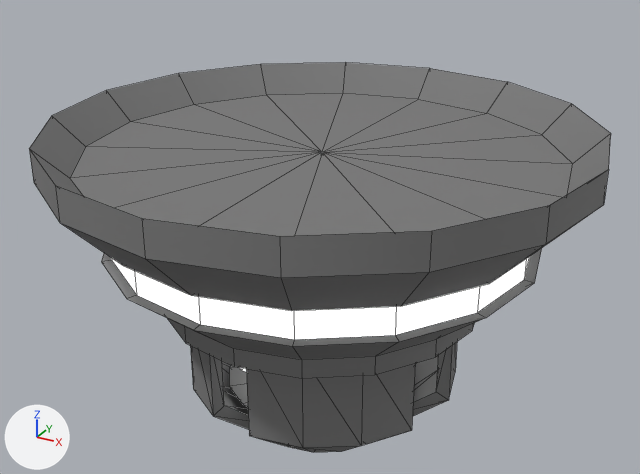
An edit to the FBX model Assets/Models/Audience pod.FBX, drawn before and after from the same camera.
Camera for both pictures: a 50 mm camera at (0.645, -1.181, 0.545) aimed at (-0.006, 0.004, -0.048). Lighting does not change. The marker at lower left points along +X, +Y and +Z. Mesh edges are drawn as thin lines. Where no turn or scale is listed for an object, it has been applied to the vertices. Vertices at the same position are counted once.

Names of what the first picture shows: 'Line001', 'Line004', 'Line005', 'Line006'.
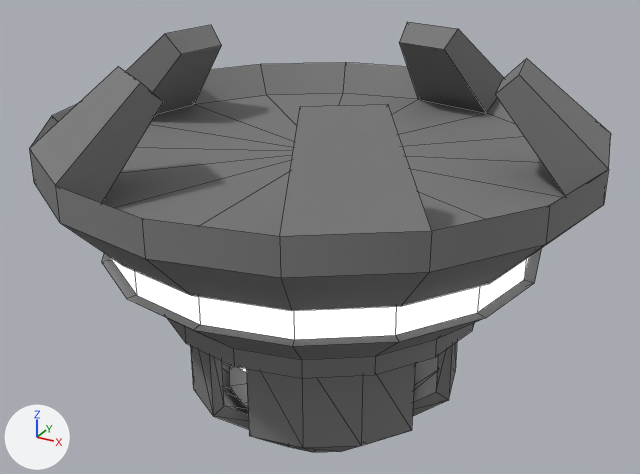
What differs and where, as boxes (x1, y1, x2, y2) in the pictures (640 x 474 px):
'Line001', reshaped (13% taller): before (29, 63, 611, 378); after (29, 22, 611, 378)
part 1 of me_mesh, added: after (126, 25, 222, 115)
part 2 of me_mesh, added: after (29, 66, 163, 203)
part 3 of me_mesh, added: after (280, 104, 432, 236)
part 4 of me_mesh, added: after (495, 59, 611, 196)
part 5 of me_mesh, added: after (399, 22, 504, 113)

The change, as a diff of the scene's bpy script:
```diff
--- a/Assets/Models/Audience pod.FBX.py
+++ b/Assets/Models/Audience pod.FBX.py
@@ me_mesh @@
 # used by ob_line001; location = (0.0, 0.0, 0.0)
-me_mesh.from_pydata(...)  # 193 vertices, 208 faces; spans x -0.44..0.44, y -0.44..0.44, z -0.15..0.148
+me_mesh.from_pydata(...)  # 213 vertices, 228 faces; spans x -0.44..0.44, y -0.44..0.44, z -0.15..0.26
+# me_mesh part 1: 4 vertices added at x -0.304..-0.254, y 0.006..0.111, z 0.229..0.26
+# me_mesh part 2: 4 vertices added at x -0.211..-0.11, y -0.278..-0.197, z 0.229..0.26
+# me_mesh part 3: 4 vertices added at x 0.11..0.211, y -0.278..-0.197, z 0.229..0.26
+# me_mesh part 4: 4 vertices added at x 0.254..0.304, y 0.006..0.111, z 0.229..0.26
+# me_mesh part 5: 4 vertices added at x 0.006..0.111, y 0.254..0.304, z 0.229..0.26
 me_mesh.materials.append(mat_material__36)
```
